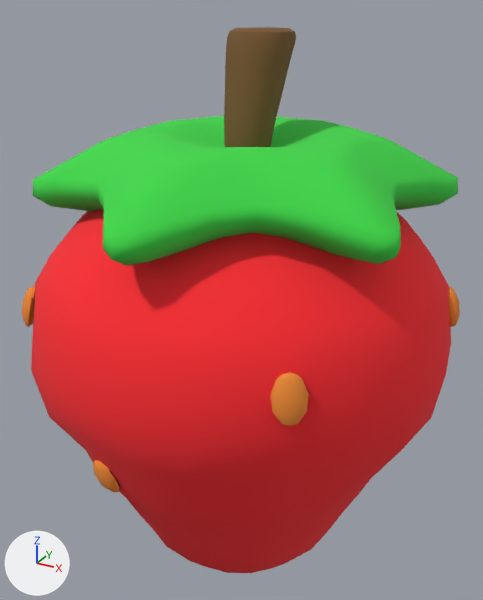
The FBX model assets/model/res/caomei/caomei.fbx, before and after one commit.
Before and after are seen from a 50 mm camera at (0.00906, -0.01677, 0.01978) aimed at (-0.00028, 0.00021, 0.01129). Lighting does not change. The marker at lower left points along +X, +Y and +Z. Where no turn or scale is listed for an object, it has been applied to the vertices.

The older version as bpy lines, for what is in view:
```python
ob_group7_pasted__group_pasted__pasted__group6_pasted__pasted__psphere16_pasted__pasted__polysurface21 = bpy.data.objects.new('group7_pasted__group_pasted__pasted__group6_pasted__pasted__pSphere16_pasted__pasted__polySurface21', me_mesh_003)
ob_group7_pasted__group_pasted__pasted__group6_pasted__pasted__psphere16_pasted__pasted__polysurface21.location = (-0.00004, 0.0002, 0.00978)
ob_psphere13 = bpy.data.objects.new('pSphere13', me_mesh_001)
ob_psphere13.location = (-0.00009, -0.00013, 0.0088)
ob_psphere14 = bpy.data.objects.new('pSphere14', me_mesh)
ob_psphere14.location = (0.00001, 0.0, 0.01598)
# also in view: 'pCylinder50' at (-0.00001, 0.00056, 0.01676)
```
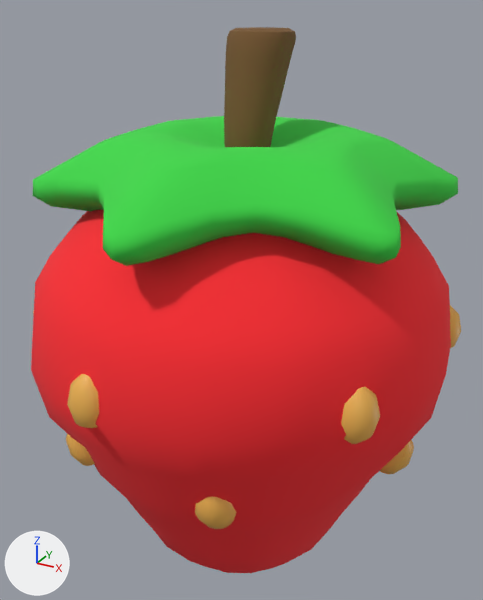
What differs and where, as boxes [x1, y1, x2, y2] in the pictures (483 x 600 px):
'group7_pasted__group_pasted__pasted__group6_pasted__pasted__pSphere16_pasted__pasted__polySurface21', reshaped, moved (9% taller): before [22, 286, 460, 492]; after [33, 305, 461, 529]
part 1 of me_mesh_003, added: after [450, 305, 461, 348]
part 2 of me_mesh_003, added (orange): after [67, 374, 99, 428]
part 3 of me_mesh_003, added (orange): after [341, 387, 380, 444]
part 4 of me_mesh_003, added (orange): after [66, 434, 95, 466]
part 5 of me_mesh_003, added: after [380, 440, 414, 474]
part 6 of me_mesh_003, added (orange): after [195, 497, 236, 529]
part 7 of me_mesh_003, deleted: before [448, 287, 460, 327]
part 8 of me_mesh_003, deleted (orange): before [270, 372, 309, 426]
part 9 of me_mesh_003, deleted (orange): before [22, 286, 35, 327]
part 10 of me_mesh_003, deleted (orange): before [93, 460, 120, 492]

The change, as a diff of the scene's bpy script:
```diff
--- a/assets/model/res/caomei/caomei.fbx.py
+++ b/assets/model/res/caomei/caomei.fbx.py
@@ mat_lambert1 @@
+mat_lambert1 = principled_material('lambert1')
+mat_lambert1.base_color = (0.867, 0.456, 0.085)  # orange #efb452
@@ me_mesh_003 @@
 # used by ob_group7_pasted__group_pasted__pasted__group6_pasted__pasted__psphere16_pasted__pasted__polysurface21; location = (-0.00004, 0.0002, 0.00978)
-me_mesh_003.from_pydata(...)  # 530 vertices, 574 faces; spans x -0.00613..0.00613, y -0.0058..0.00581, z -0.00258..0.00258
-me_mesh_003.materials.append(mat_pasted__pasted__aistandardsurface8)  # orange #ef8c36
-me_mesh_003.materials.append(mat_pasted__aistandardsurface9)  # orange #ef8c36
-me_mesh_003.materials.append(mat_pasted__aistandardsurface8)  # orange #ef8c36
-me_mesh_003.materials.append(mat_pasted__aistandardsurface10)  # orange #ef8c36
-me_mesh_003.materials.append(mat_pasted__pasted__aistandardsurface9)  # orange #ef8c36
-me_mesh_003.materials.append(mat_aistandardsurface8)  # orange #ef8c36
-me_mesh_003.materials.append(mat_pasted__pasted__aistandardsurface10)  # orange #ef8c36
+me_mesh_003.from_pydata(...)  # 1084 vertices, 1300 faces; spans x -0.00612..0.00612, y -0.00669..0.00669, z -0.00245..0.00245
+# me_mesh_003 part 1: a new loose piece, a UV sphere (20 segments, 5 rings, poles along z) spanning x 0.00492..0.00612, y 0.00154..0.00274, z 0.00085..0.00245, in mat_lambert1 (orange #efb452)
+# me_mesh_003 part 2: a new loose piece, a UV sphere (20 segments, 5 rings, poles along z) spanning x -0.00159..-0.0004, y -0.00669..-0.0055, z 0.00085..0.00245, in mat_lambert1 (orange #efb452)
+# me_mesh_003 part 3: a new loose piece, a UV sphere (20 segments, 6 rings, poles along z) spanning x 0.00425..0.00545, y -0.00411..-0.00291, z 0.00085..0.00245, in mat_lambert1 (orange #efb452)
+# me_mesh_003 part 4: a new loose piece of 82 vertices spanning x -0.00373..-0.00251, y -0.0048..-0.00363, z -0.00225..-0.00075, in mat_lambert1 (orange #efb452)
+# me_mesh_003 part 5: a new loose piece of 82 vertices spanning x 0.00443..0.0057, y -0.001..0.00019, z -0.0021..-0.0006, in mat_lambert1 (orange #efb452)
+# me_mesh_003 part 6: a new loose piece of 82 vertices spanning x 0.00111..0.00231, y -0.0054..-0.00413, z -0.00216..-0.00067, in mat_lambert1 (orange #efb452)
+# me_mesh_003 part 7: the loose piece of 80 vertices spanning x 0.00558..0.00613, y 0.00118..0.00202, z 0.00135..0.00258 is deleted
+# me_mesh_003 part 8: the loose piece of 80 vertices spanning x 0.00346..0.00423, y -0.00558..-0.00492, z 0.00135..0.00258 is deleted
+# me_mesh_003 part 9: the loose piece of 80 vertices spanning x -0.00524..-0.00458, y -0.00465..-0.00388, z 0.00135..0.00258 is deleted
+# me_mesh_003 part 10: the loose piece of 65 vertices spanning x -0.00193..-0.00107, y -0.0058..-0.00519, z -0.00258..-0.00138 is deleted
+me_mesh_003.materials.append(mat_lambert1)  # orange #efb452
@@ ob_group7_pasted__group_pasted__pasted__group6_pasted__pasted__psphere16_pasted__pasted__polysurface21 @@
 ob_group7_pasted__group_pasted__pasted__group6_pasted__pasted__psphere16_pasted__pasted__polysurface21 = bpy.data.objects.new('group7_pasted__group_pasted__pasted__group6_pasted__pasted__pSphere16_pasted__pasted__polySurface21', me_mesh_003)
-ob_group7_pasted__group_pasted__pasted__group6_pasted__pasted__psphere16_pasted__pasted__polysurface21.location = (-0.00004, 0.0002, 0.00978)
+ob_group7_pasted__group_pasted__pasted__group6_pasted__pasted__psphere16_pasted__pasted__polysurface21.location = (0.00003, -0.00006, 0.00924)
```
